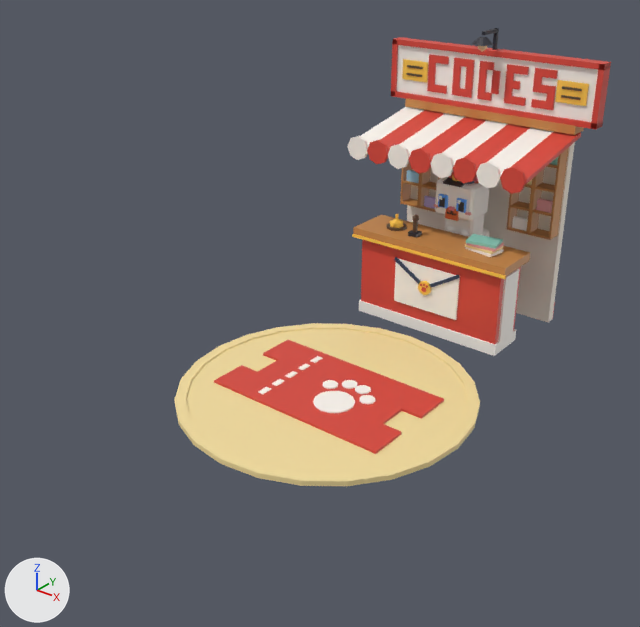
The FBX model assets/cat-cafe/exports/CatCafe_Street_CodesCat.fbx: old version first, new version second.
The view is the same before and after, from a camera (50 mm lens) standing at (0.1269, -0.2216, 0.1238) and looking at (0.0028, -0.0665, 0.0276). The axes (+X, +Y, +Z) are drawn at lower left. The lights are the same throughout. The picture after the commit comes second. Where no turn or scale is listed for an object, it has been applied to the vertices.

The scene before the commit, as lines of its bpy script (objects in view):
```python
ob_catcafe_street_codescat = bpy.data.objects.new('CatCafe_Street_CodesCat', me_catcafe_street_codescat)
ob_catcafe_street_codescat.location = (0.0, 0.0, 0.0)
ob_catcafe_street_codescat_codescircle = bpy.data.objects.new('CatCafe_Street_CodesCat_CodesCircle', me_catcafe_street_codescat_codescircle)
ob_catcafe_street_codescat_codescircle.location = (0.0, 0.0, 0.0)
ob_catcafe_street_codescat_glow = bpy.data.objects.new('CatCafe_Street_CodesCat_Glow', me_catcafe_street_codescat_glow)
ob_catcafe_street_codescat_glow.location = (0.0, 0.0, 0.0)
ob_catcafe_street_codescat_ticket_decor = bpy.data.objects.new('CatCafe_Street_CodesCat_Ticket_Decor', me_catcafe_street_codescat_ticket_decor)
ob_catcafe_street_codescat_ticket_decor.location = (0.0, 0.0, 0.0)
# also in view: 'CatCafe_Street_CodesCat_Cat_Head' at (0.0, 0.0052, 0.0385)
```
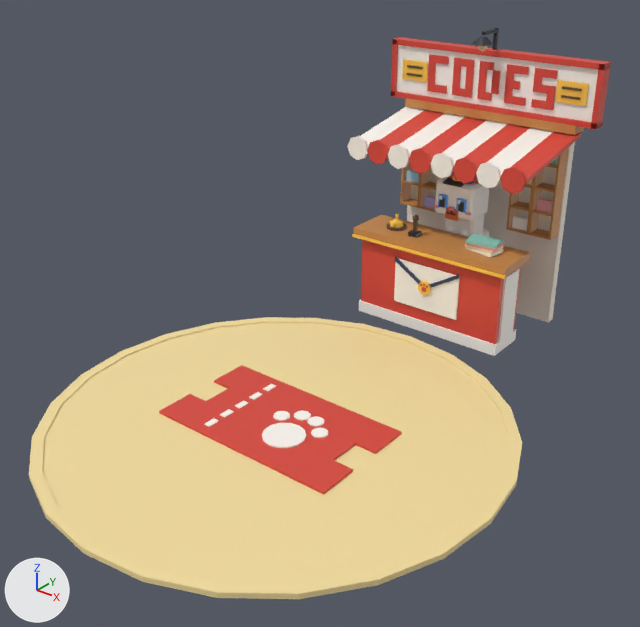
What changed in the scene script:
```text
Change me_catcafe_street_codescat_ticket_decor:
    used by ob_catcafe_street_codescat_ticket_decor; location = (0.0, 0.0, 0.0)
    remove me_catcafe_street_codescat_ticket_decor.from_pydata(...)  # 180 vertices, 124 faces; spans x -0.027..0.027, y -0.0755..-0.0445, z 0.0009..0.002
    add me_catcafe_street_codescat_ticket_decor.from_pydata(...)  # 180 vertices, 124 faces; spans x -0.027..0.027, y -0.0955..-0.0645, z 0.0009..0.002
    me_catcafe_street_codescat_ticket_decor part 3: the whole mesh is moved by (0.0, -0.02, 0.0)
Change me_catcafe_street_codescat_glow:
    used by ob_catcafe_street_codescat_glow; location = (0.0, 0.0, 0.0)
    remove me_catcafe_street_codescat_glow.from_pydata(...)  # 96 vertices, 96 faces; spans x -0.0405..0.0405, y -0.1005..-0.0195, z 0.0..0.0014
    add me_catcafe_street_codescat_glow.from_pydata(...)  # 96 vertices, 96 faces; spans x -0.0605..0.0605, y -0.1405..-0.0195, z 0.0..0.0014
    me_catcafe_street_codescat_glow part 1
    92 vertices are removed from x -0.0405..0.0405, y -0.1005..-0.0209, z 0.0..0.0014
    96 faces are deleted
    46 vertices are added at x -0.0605..0.0605, y -0.1405..-0.0216, z 0.0
    46 new vertices lie (0.0, 0.0, 0.0014) away from vertices in x -0.0605..0.0605, y -0.1405..-0.0216, z 0.0
    96 new faces join them
Change me_catcafe_street_codescat_codescircle:
    used by ob_catcafe_street_codescat_codescircle; location = (0.0, 0.0, 0.0)
    remove me_catcafe_street_codescat_codescircle.from_pydata(...)  # 48 vertices, 26 faces; spans x -0.04..0.04, y -0.1..-0.02, z 0.0..0.001
    add me_catcafe_street_codescat_codescircle.from_pydata(...)  # 48 vertices, 26 faces; spans x -0.06..0.06, y -0.14..-0.02, z 0.0..0.001
    me_catcafe_street_codescat_codescircle part 2: the whole mesh is scaled about its middle by (1.5, 1.5, 1), then moved by (0.0, -0.02, 0.0)
```

Changed parts and their boxes (x1, y1, x2, y2) in the pictures (640 x 627 px):
'CatCafe_Street_CodesCat_CodesCircle', moved, rescaled (65% wider, 80% taller)
    before: (186, 329, 468, 473)
    after: (43, 323, 510, 583)
'CatCafe_Street_CodesCat_Ticket_Decor', moved
    before: (214, 340, 444, 454)
    after: (159, 365, 401, 495)
'CatCafe_Street_CodesCat_Glow', reshaped (61% wider, 73% taller)
    before: (174, 323, 480, 486)
    after: (29, 317, 522, 599)
